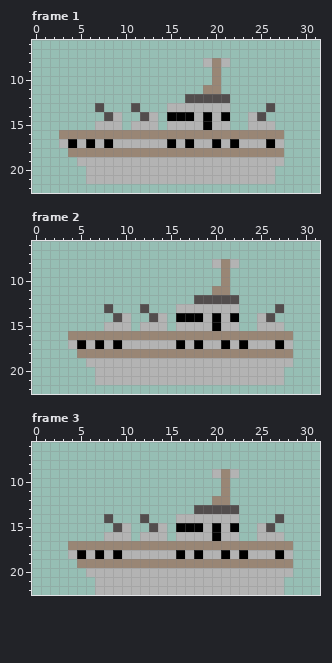
Animated GIF sprite -- public/img/Destroyer.gif. The picture above was drawn from the file before the commit.
The file is 128x92 pixels, drawn in blocks of 4x4; one block is one cell here. Shown: frame 1: x 0..31, y 6..22; frame 2: x 0..31, y 6..22; frame 3: x 0..31, y 6..22.
After:
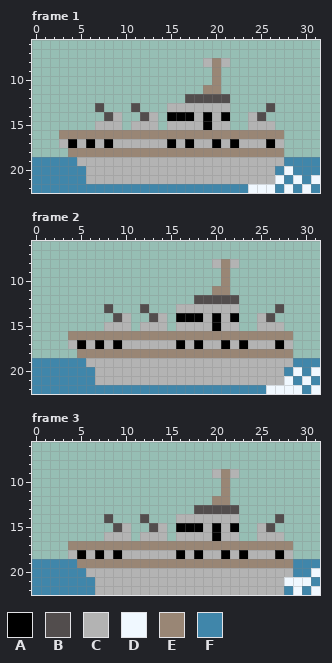
Palette (. is transparent): A #000000  B #524d4d  C #b3b3b3  D #f0f8ff  E #998675  F #4086aa
From old to new:
--- frame 1
@@ x 0..31 @@
 18 ....EEEEEEEEEEEEEEEEEEEEEEEE....
-19 .....CCCCCCCCCCCCCCCCCCCCCCC....
-20 ......CCCCCCCCCCCCCCCCCCCCC.....
-21 ......CCCCCCCCCCCCCCCCCCCCC.....
-22 ................................
+19 FFFFFCCCCCCCCCCCCCCCCCCCCCCCFFFF
+20 FFFFFFCCCCCCCCCCCCCCCCCCCCCFDFFF
+21 FFFFFFCCCCCCCCCCCCCCCCCCCCCDFDFD
+22 FFFFFFFFFFFFFFFFFFFFFFFFDDDFDFDF
--- frame 2
@@ x 0..31 @@
 18 .....EEEEEEEEEEEEEEEEEEEEEEEE...
-19 ......CCCCCCCCCCCCCCCCCCCCCCC...
-20 .......CCCCCCCCCCCCCCCCCCCCC....
-21 .......CCCCCCCCCCCCCCCCCCCCC....
-22 ................................
+19 FFFFFFCCCCCCCCCCCCCCCCCCCCCCCFFF
+20 FFFFFFFCCCCCCCCCCCCCCCCCCCCCFDFD
+21 FFFFFFFCCCCCCCCCCCCCCCCCCCCCDFDF
+22 FFFFFFFFFFFFFFFFFFFFFFFFFFDDDDFD
--- frame 3
@@ x 0..31 @@
 18 ....CACACACCCCCCACACCACACCCAC...
-19 .....EEEEEEEEEEEEEEEEEEEEEEEE...
-20 ......CCCCCCCCCCCCCCCCCCCCCCC...
-21 .......CCCCCCCCCCCCCCCCCCCCC....
-22 .......CCCCCCCCCCCCCCCCCCCCC....
+19 FFFFFEEEEEEEEEEEEEEEEEEEEEEEEFFF
+20 FFFFFFCCCCCCCCCCCCCCCCCCCCCCCFFD
+21 FFFFFFFCCCCCCCCCCCCCCCCCCCCCDDDF
+22 FFFFFFFCCCCCCCCCCCCCCCCCCCCCFDFD
Boxes around the changes in both pictures, in picture pixels (x1, y1, x2, y2):
added: (32, 157, 320, 193)
added: (32, 358, 320, 394)
added: (32, 559, 95, 595)
added: (284, 559, 320, 595)
